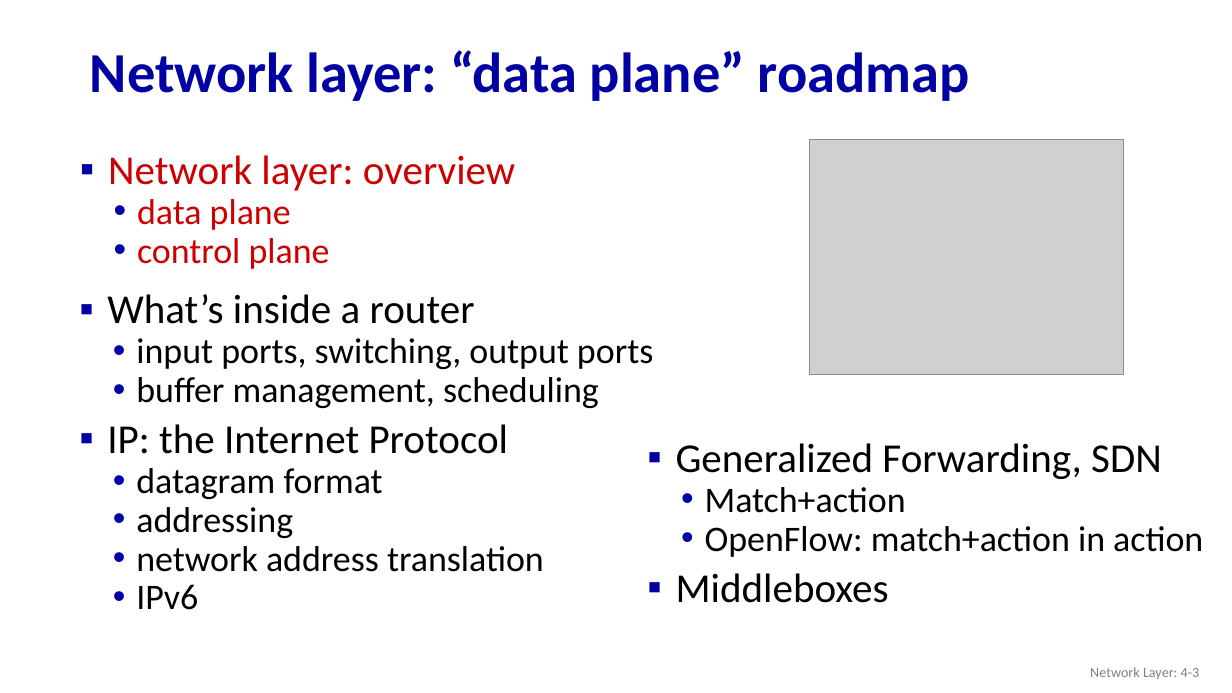
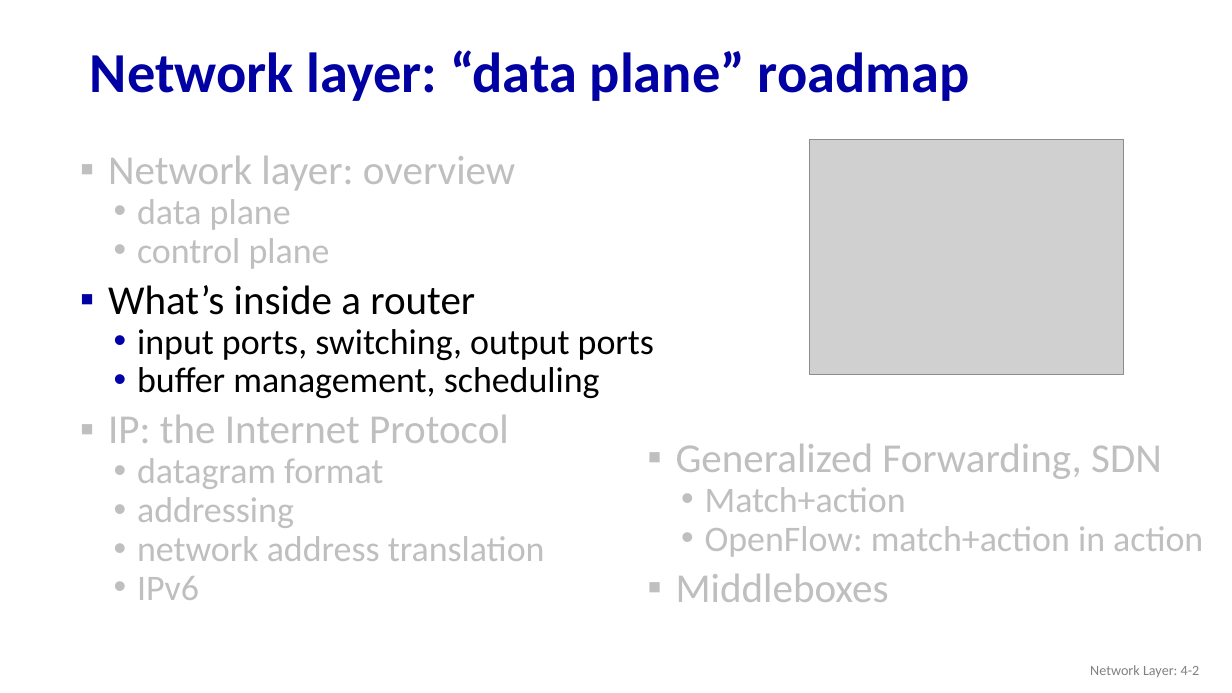
Before and after one commit to guhofstra/CSC175, a slide deck: slide 2 of PPTs/4.2 Whats Inside a Router.pptx (slide 3 before the commit). Drawn at 1232x693 pixels with LibreOffice and Linux fonts; fonts in the diff are those of the drawing; grey boxes stand for pictures. Boxes give left, top, right and bottom in pixels: in the first picture for what was removed or moved away, otherwise in the second. Text is boxed around its words. In the diff, an @@ line names an element or a change of style, - is before the commit and + after.

```diff
--- a/PPTs/4.2 Whats Inside a Router.pptx
+++ b/PPTs/4.2 Whats Inside a Router.pptx
@@ text at [108, 156, 515, 269]: text colour #CC0000 to #BFBFBF in "Network layer: overview", "data plane", "control plane"; bullet colour #0000A3 to #BFBFBF; bullet colour #0000A8 to #BFBFBF @@
@@ text removed at [107, 294, 653, 610] @@
-▪ What’s inside a router
-  • input ports, switching, output ports
-  • buffer management, scheduling
-▪ IP: the Internet Protocol
-  • datagram format
-  • addressing
-  • network address translation
-  • IPv6
@@ text at [108, 285, 654, 600]: paragraphs added @@
+▪ What’s inside a router
+  • input ports, switching, output ports
+  • buffer management, scheduling
+▪ IP: the Internet Protocol
+  • datagram format
+  • addressing
+  • network address translation
+  • IPv6
@@ text "Generalized Forwarding, SDN" at [676, 444, 1203, 602]: text colour #000000 to #BFBFBF; bullet colour #0000A3 to #BFBFBF; bullet colour #0000A8 to #BFBFBF @@
@@ text at [1090, 665, 1200, 677]: text changed @@
-Network Layer: 4-3
+Network Layer: 4-2
```
Also in this commit, not shown: 2 other slides changed, 23 slides added, 8 slides removed, 3 other files.
